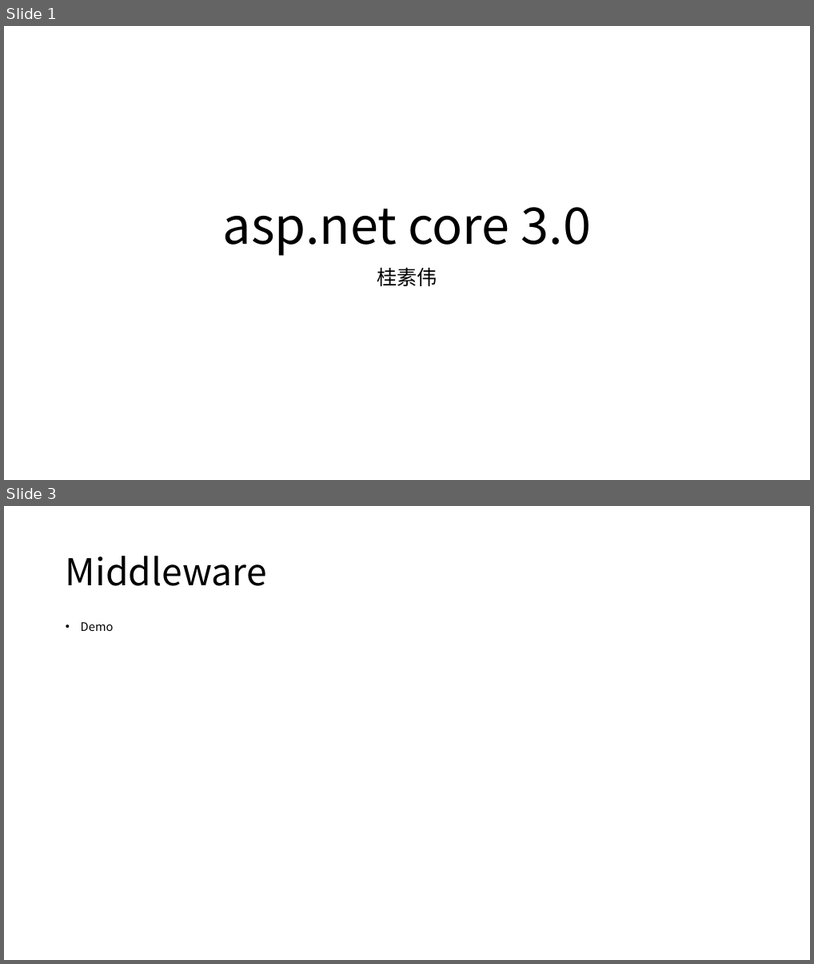
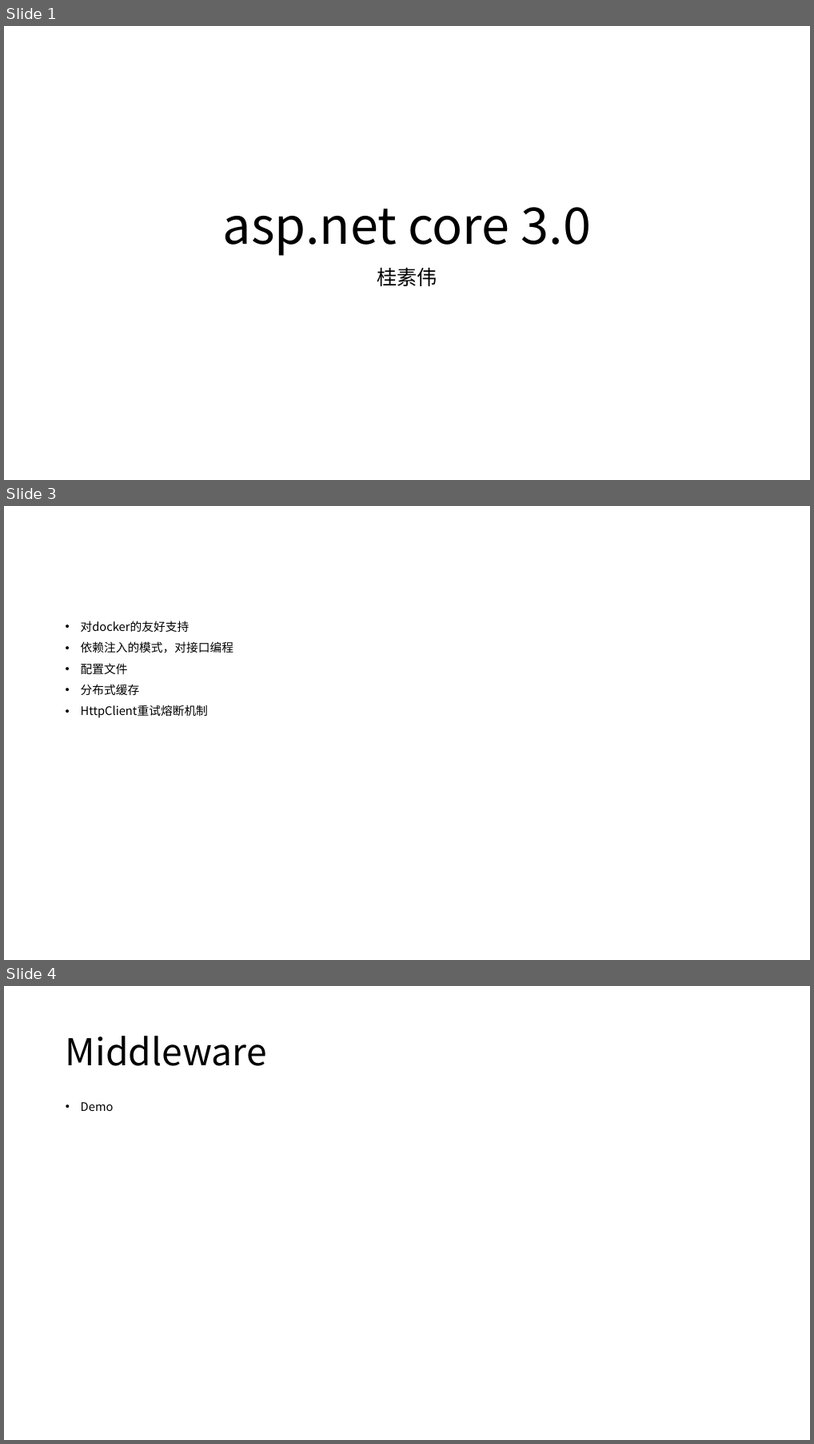
Before and after one commit to axzxs2001/aspnetcore5.0, a slide deck: aspnetcore3.0course/docs/aspnetcore3.0course.pptx. Shown one above the other, each under a label of ours: slides 1 and 3 before the commit, slides 1, 3 and 4 after it; the slides between them are not shown. The pictures are 814x964 and 814x1444 pixels, drawn with LibreOffice and Linux fonts; fonts in the diff are those of the drawing. Boxes give left, top, right and bottom in pixels: in the first picture for what was removed or moved away, otherwise in the second. Text is boxed around its words. In the diff, an @@ line names an element or a change of style, - is before the commit and + after.

```diff
--- a/aspnetcore3.0course/docs/aspnetcore3.0course.pptx
+++ b/aspnetcore3.0course/docs/aspnetcore3.0course.pptx
@@ slide 3 added at (4, 506, 810, 960), background #FFFFFF @@
@@ text added at (81, 620, 234, 718), 14 pt, text #000000 @@
+• 对docker的友好支持
+• 依赖注入的模式，对接口编程
+• 配置文件
+• 分布式缓存
+• HttpClient重试熔断机制
@@ what was slide 3 is now slide 4 @@
```
Also in this commit, not shown: 3 slides changed, 1 other slide added, 1 slide removed, 3 other files.
